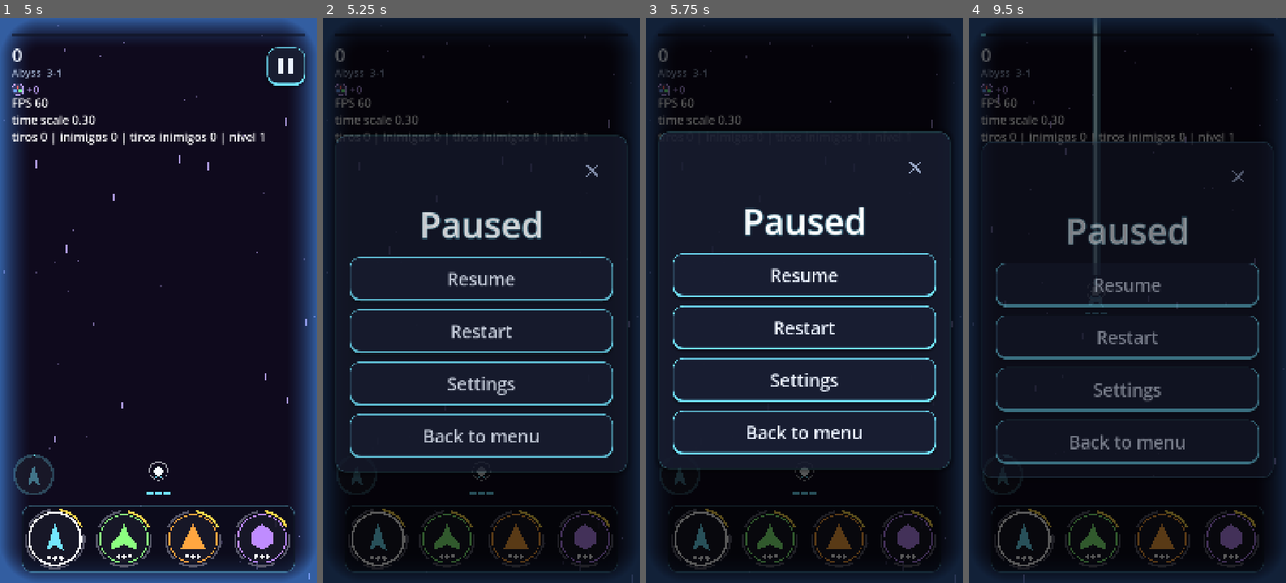
Above: before the commit, frames 1-4 (left to right).
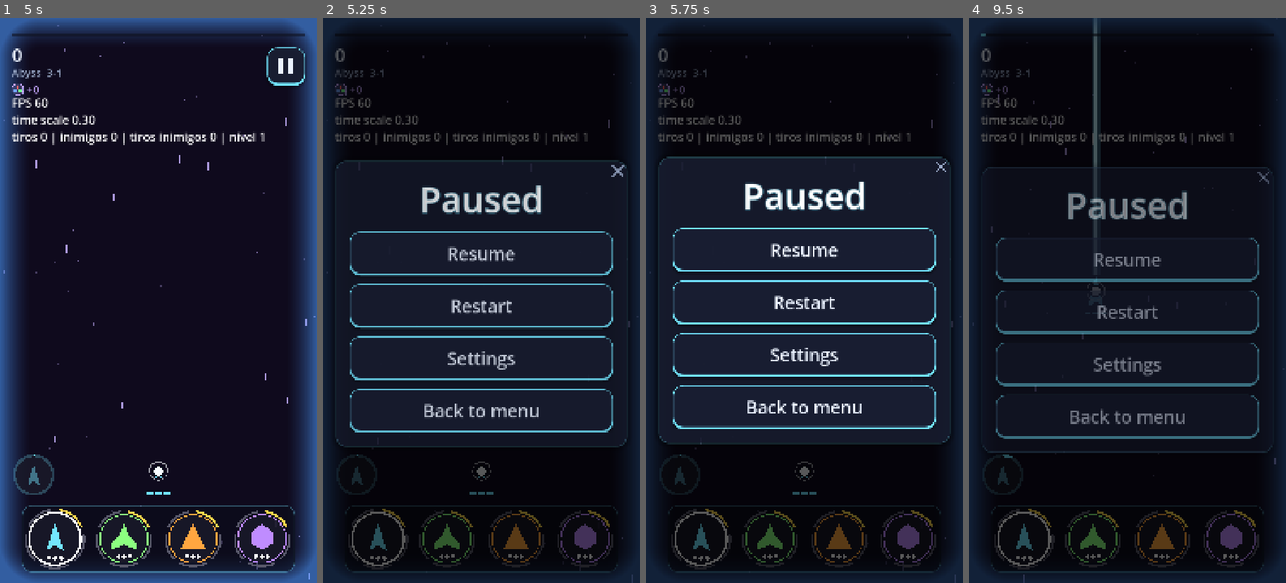
Above: after the commit, the same moments.

Repository: GDPonsoni/Nucleon-Squad-3D
Game: Godot game, scene res://scenes/menu.tscn
Same seed, same stepped clock (60 frames per second), same inputs: the game is played once before the commit and once after it.
Inputs (mouse positions are in pixels of both pictures, inside the frame that each line leads up to):
- Up to frame 1 (5 s): click "Play" at 0.5 s; move the mouse to (228, 272) at 1.27 s; hold Right (ui_right) 1.28-2 s; click (228, 272) at 1.42 s; click (41, 159) at 2.02 s; click (275, 153) at 2.75 s; click (275, 159) at 3.52 s; click (66, 402) at 4.25 s
- Up to frame 2 (5.25 s): click (608, 68) at 5 s
- Up to frame 3 (5.75 s): no input
- Up to frame 4 (9.5 s): click "Restart" at 5.75 s; drag from (1064, 328) to (1111, 413) at 6.52 s; move the mouse to (1159, 176) at 7.27 s; hold Right (ui_right) 7.28-8 s; drag from (1111, 413) to (1032, 215) at 8.02 s; move the mouse to (1222, 385) at 8.77 s; hold Left (ui_left) from 8.78 s (still down); tap Escape (ui_cancel) at 9.4 s

Frame 1 is identical in both runs. In frame 2, 15% of the frame differs, in the area x 4-96%, y 20-81%; in frame 3, 17%, in the area x 3-97%, y 20-80%; in frame 4, 9.2%.

Commit message:
fix(ui): tira o X do fluxo do diálogo para a caixa não crescer
Co-Authored-By: Claude Sonnet 5.5 <noreply@anthropic.com>

Diff:
--- a/scripts/core/params.gd
+++ b/scripts/core/params.gd
@@ -38,6 +38,7 @@
 var dialog_width_ratio: float = 0.92  # largura do diálogo em relação à tela
 var dialog_height_ratio: float = 0.92  # altura máxima do diálogo (passando disso, o corpo rola)
 var dialog_close_size: float = 144.0  # botão X (>= 48 dp no S24)
+var dialog_close_overhang: float = 40.0  # quanto o X sai do canto do painel
 var dialog_close_icon_ratio: float = 0.13  # tamanho do X dentro da área de toque
 var dialog_spacing: int = 28
 var dialog_layer: int = 100
--- a/scripts/ui/dialog.gd
+++ b/scripts/ui/dialog.gd
@@ -54,7 +54,7 @@
 		_close_blocked = value
 		if _close_button != null:
 			_close_button.disabled = value
-			_close_button.modulate.a = 0.4 if value else 1.0
+			pass
 
 
 func _ready() -> void:
@@ -78,7 +78,7 @@
 	overlay.add_child(_center)
 
 	if closable:
-		_frame.add_child(_make_close_row())
+		_make_close_button()
 	if not title_key.is_empty():
 		_frame.add_child(_make_title())
 
@@ -107,22 +107,29 @@
 	_stack.erase(self)
 
 
-func _make_close_row() -> Control:
-	var row := HBoxContainer.new()
-	var spacer := Control.new()
-	spacer.size_flags_horizontal = Control.SIZE_EXPAND_FILL
-	row.add_child(spacer)
+## O X fica no canto do painel, fora do fluxo, para não aumentar a caixa.
+func _make_close_button() -> void:
 	_close_button = UiFactory.make_button("MENU_BACK")
+	_close_button.name = "CloseButton"
 	_close_button.text = ""  # só o X; a chave serve ao som do botão
 	_close_button.custom_minimum_size = Vector2.ONE * Params.dialog_close_size
+	_close_button.size = _close_button.custom_minimum_size
+	_close_button.top_level = true
 	# Discreto: sem fundo de botão, só o X; a área de toque continua grande
 	for state in ["normal", "hover", "pressed", "disabled", "focus"]:
 		_close_button.add_theme_stylebox_override(state, StyleBoxEmpty.new())
 	_close_button.draw.connect(_draw_close_icon)
 	_close_button.pressed.connect(request_close)
 	_close_button.disabled = _close_blocked
-	row.add_child(_close_button)
-	return row
+	panel.add_child(_close_button)
+
+
+func _process(_delta: float) -> void:
+	# top_level: acompanha o canto superior direito do painel (que se move na animação de entrada)
+	if _close_button != null:
+		var corner: Vector2 = panel.global_position + Vector2(panel.size.x, 0.0)
+		_close_button.global_position = corner + Vector2(-_close_button.size.x + Params.dialog_close_overhang, -Params.dialog_close_overhang)
+		_close_button.modulate.a = panel.get_parent().modulate.a * (0.4 if _close_blocked else 1.0)
 
 
 func _draw_close_icon() -> void:
@@ -137,7 +144,9 @@
 func _make_title() -> Label:
 	var label := UiFactory.make_title(title_key)
 	label.autowrap_mode = TextServer.AUTOWRAP_WORD_SMART
-	label.add_theme_font_size_override("font_size", UiFactory.fit_font_size(tr(title_key), content_width, Params.title_font_size))
+	# Reserva o canto do X dos dois lados, para o título ficar centrado sem encostar nele
+	var reserve: float = Params.dialog_close_size * 0.8 if closable else 0.0
+	label.add_theme_font_size_override("font_size", UiFactory.fit_font_size(tr(title_key), content_width - reserve * 2.0, Params.title_font_size))
 	return label
 
 
--- a/tests/ui_smoke.gd
+++ b/tests/ui_smoke.gd
@@ -288,11 +288,7 @@
 			printerr("VAZA DO PAINEL [%s] %s" % [label, control.name])
 			failures += 1
 	if expect_close:
-		var close_button: Button = null
-		for button in dialog.find_children("*", "Button", true, false):
-			if (button as Button).text.is_empty():
-				close_button = button
-				break
+		var close_button := dialog.find_child("CloseButton", true, false) as Button
 		if close_button == null or close_button.size.x < 144.0 or close_button.size.y < 144.0:
 			printerr("SEM X (>= 144 px) [%s]" % label)
 			failures += 1
